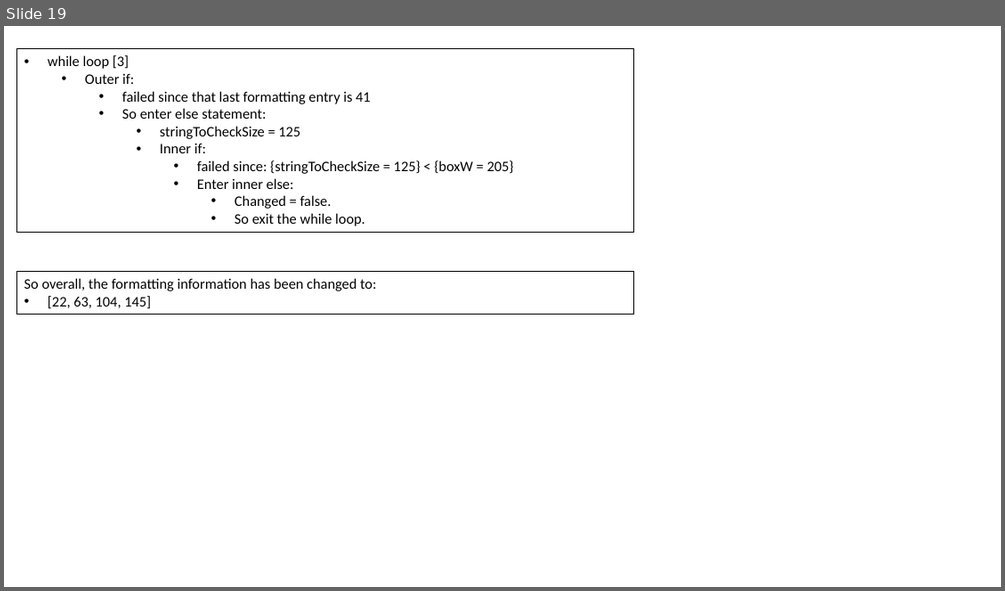
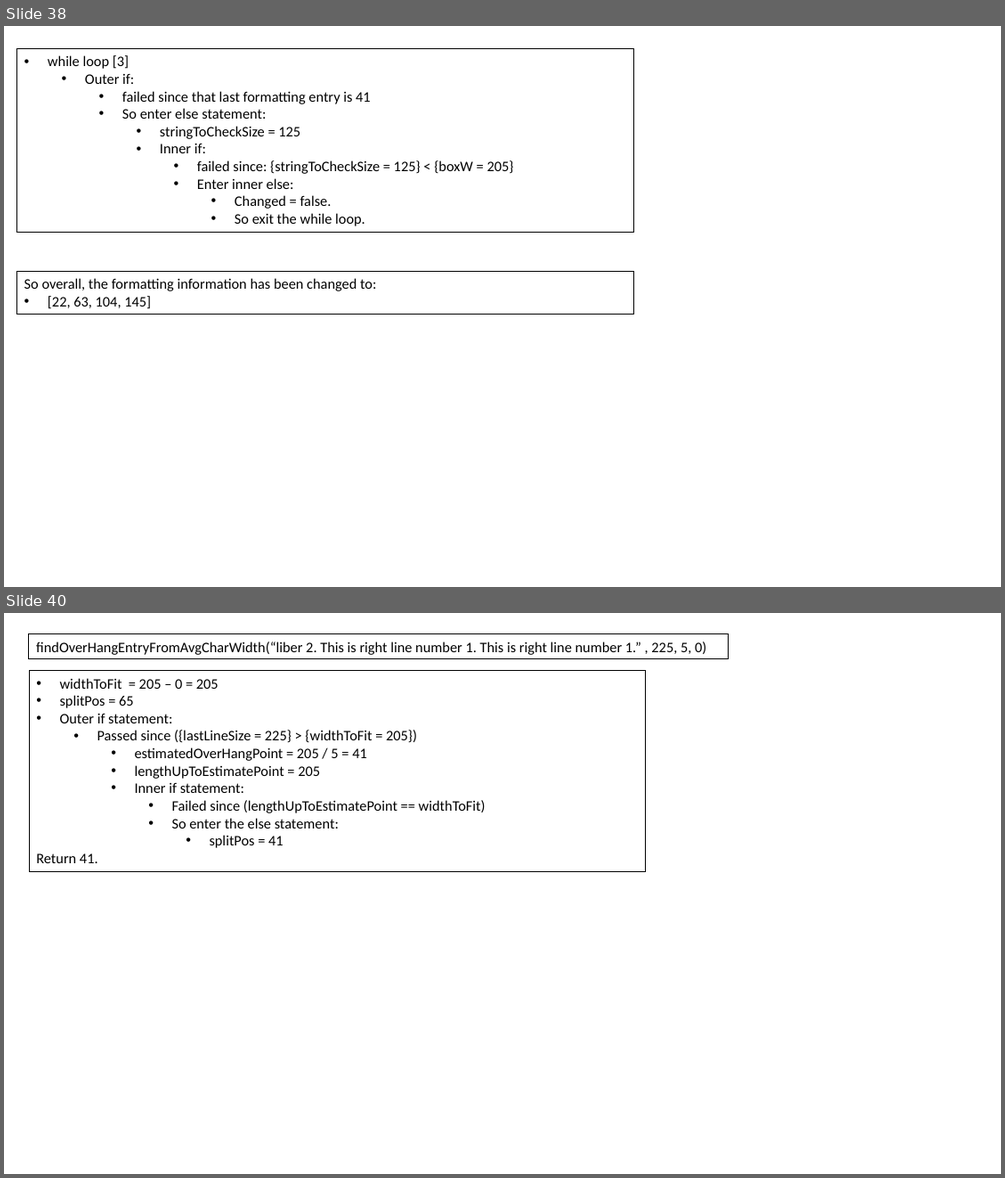
Before and after one commit to L-Holmes/PowerPoint-Quiz-Generator, a slide deck: textbox guide.pptx. Shown one above the other, each under a label of ours: slide 19 before the commit, slides 38 and 40 after it; the slides between them are not shown. The pictures are 1005x591 and 1005x1178 pixels, drawn with LibreOffice and Linux fonts; fonts in the diff are those of the drawing. Boxes give left, top, right and bottom in pixels: in the first picture for what was removed or moved away, otherwise in the second. Text is boxed around its words. In the diff, an @@ line names an element or a change of style, - is before the commit and + after.

Commit message:
finished checking over the findOverHangEntryFromAvgCharWidth function, and checked over all methods relating to text entering

```diff
--- a/textbox guide.pptx
+++ b/textbox guide.pptx
@@ slide 40 added at [4,613,1001,1174], background #FFFFFF @@
@@ rectangle added at [29,634,728,659], outline #000000 0.75 pt, 14 pt, text #000000 @@
+findOverHangEntryFromAvgCharWidth(“liber 2. This is right line number 1. This is right line number 1.” , 225, 5, 0)
@@ rectangle added at [29,671,646,872], outline #000000 0.75 pt, 14 pt, text #000000 @@
+• widthToFit = 205 – 0 = 205
+• splitPos = 65
+• Outer if statement:
+  • Passed since ({lastLineSize = 225} > {widthToFit = 205})
+    • estimatedOverHangPoint = 205 / 5 = 41
+    • lengthUpToEstimatePoint = 205
+    • Inner if statement:
+      • Failed since (lengthUpToEstimatePoint == widthToFit)
+      • So enter the else statement:
+        • splitPos = 41
+Return 41.
@@ what was slide 19 is now slide 38 @@
```
Also in this commit, not shown: 4 slides changed, 19 other slides added, 1 slide removed, 1 other file.
